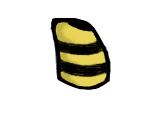
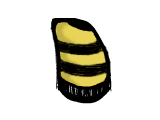
Layered file, before and after one edit (160x120). Changes by layer:
moved "torso-5.png" above "Layer" over [56, 72, 111, 90]
showed "Layer", moved it above "Layer #1", painted on it over [56, 72, 112, 104]
